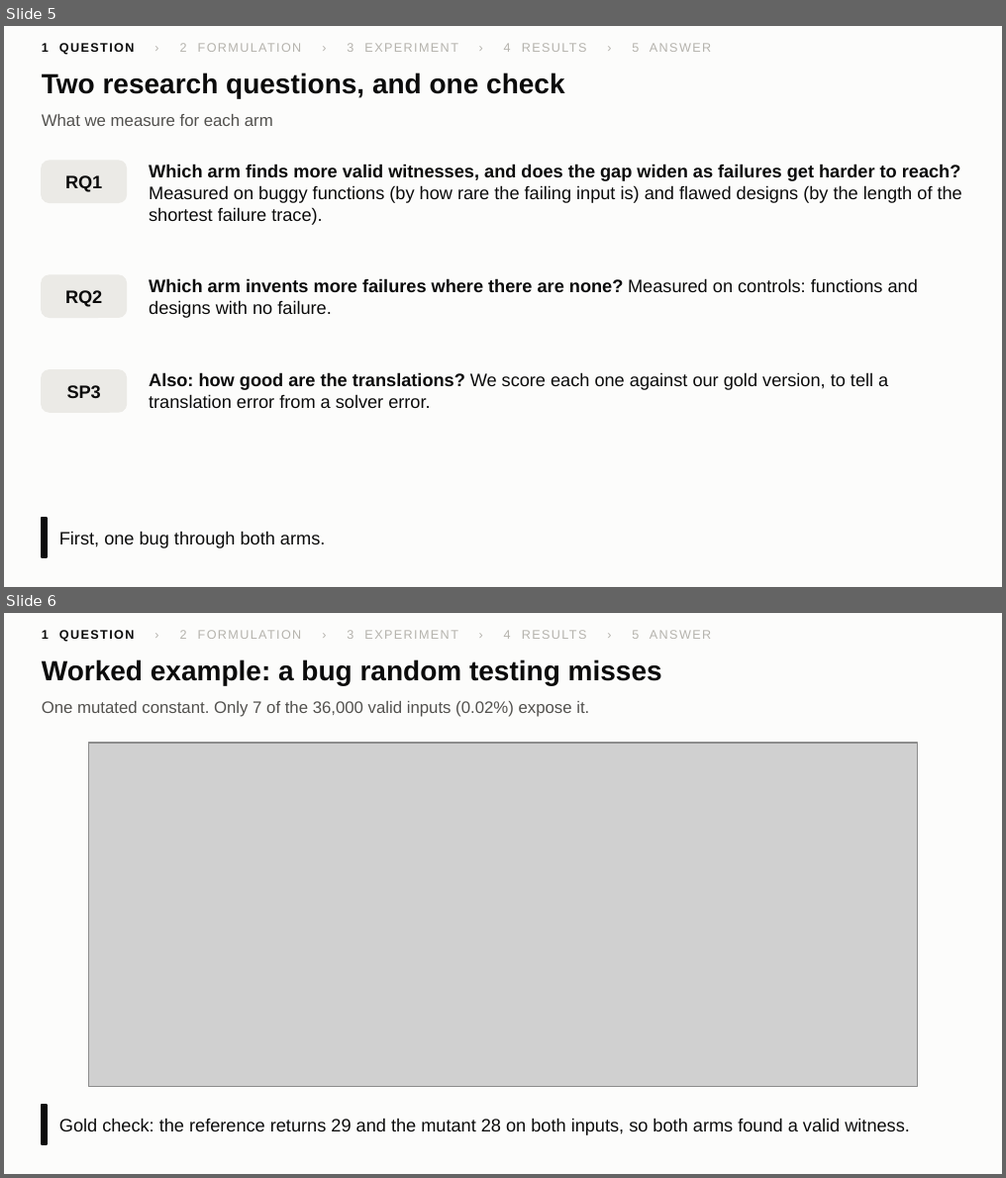
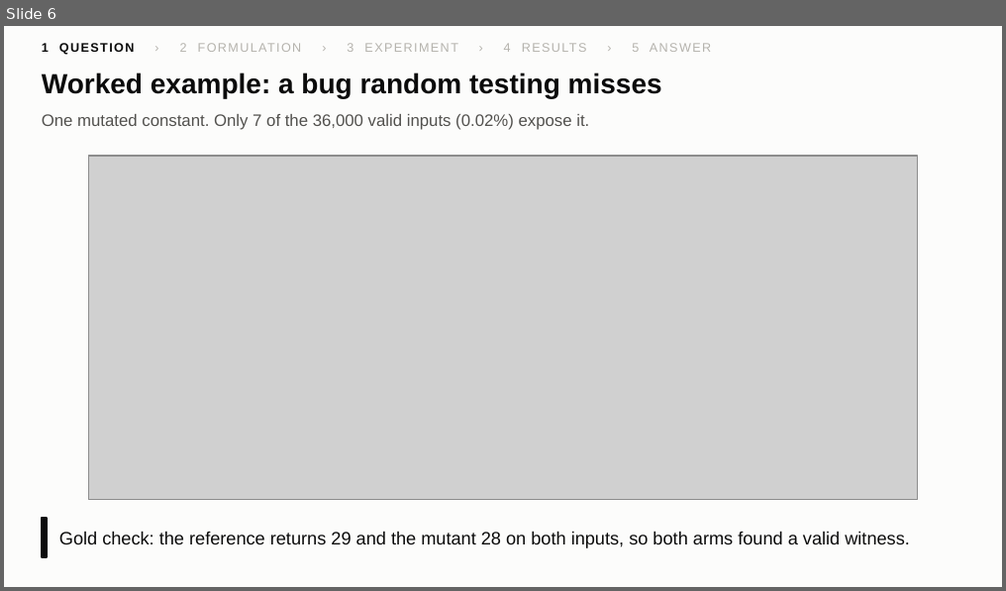
Before and after one commit to yxshrk/System-Failure-Detector, a slide deck: results/figures/slides/premortem_slides.pptx. Shown one above the other, each under a label of ours: slides 5 and 6 before the commit, slide 6 after it. The pictures are 1006x1178 and 1006x591 pixels, drawn with LibreOffice and Linux fonts; fonts in the diff are those of the drawing; grey boxes stand for pictures. Boxes give left, top, right and bottom in pixels: in the first picture for what was removed or moved away, otherwise in the second. Text is boxed around its words. In the diff, an @@ line names an element or a change of style, - is before the commit and + after.

```diff
--- a/results/figures/slides/premortem_slides.pptx
+++ b/results/figures/slides/premortem_slides.pptx
@@ slide 5 removed at [4, 26, 1002, 587], background #FCFCFB @@
@@ text removed at [42, 43, 711, 55] @@
-1 QUESTION › 2 FORMULATION › 3 EXPERIMENT › 4 RESULTS › 5 ANSWER
@@ text removed at [42, 73, 564, 98] @@
-Two research questions, and one check
@@ text removed at [42, 114, 273, 126] @@
-What we measure for each arm
@@ rounded rectangle removed at [42, 161, 127, 202] @@
@@ text removed at [149, 164, 962, 225] @@
-Which arm finds more valid witnesses, and does the gap widen as failures get harder to reach? Measured on buggy functions (by how rare the failing input is) and flawed designs (by the length of the shortest failure trace).
@@ text removed at [65, 175, 102, 192] @@
-RQ1
@@ rounded rectangle removed at [42, 275, 127, 317] @@
@@ text removed at [65, 290, 102, 307] @@
-RQ2
@@ text removed at [149, 278, 918, 318] @@
-Which arm invents more failures where there are none? Measured on controls: functions and designs with no failure.
@@ rounded rectangle removed at [42, 371, 127, 412] @@
@@ text removed at [149, 372, 888, 408] @@
-Also: how good are the translations? We score each one against our gold version, to tell a translation error from a solver error.
@@ text removed at [67, 385, 101, 398] @@
-SP3
@@ rectangle removed at [42, 518, 47, 558] @@
@@ text removed at [59, 531, 325, 549] @@
-First, one bug through both arms.
```
Also in this commit, not shown: 1 slide added, 2 other files.
